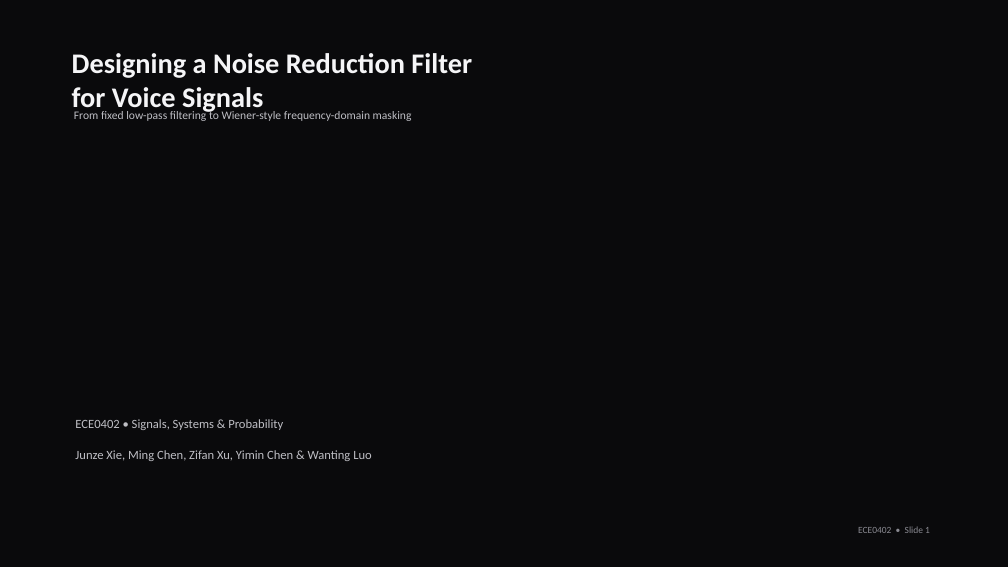
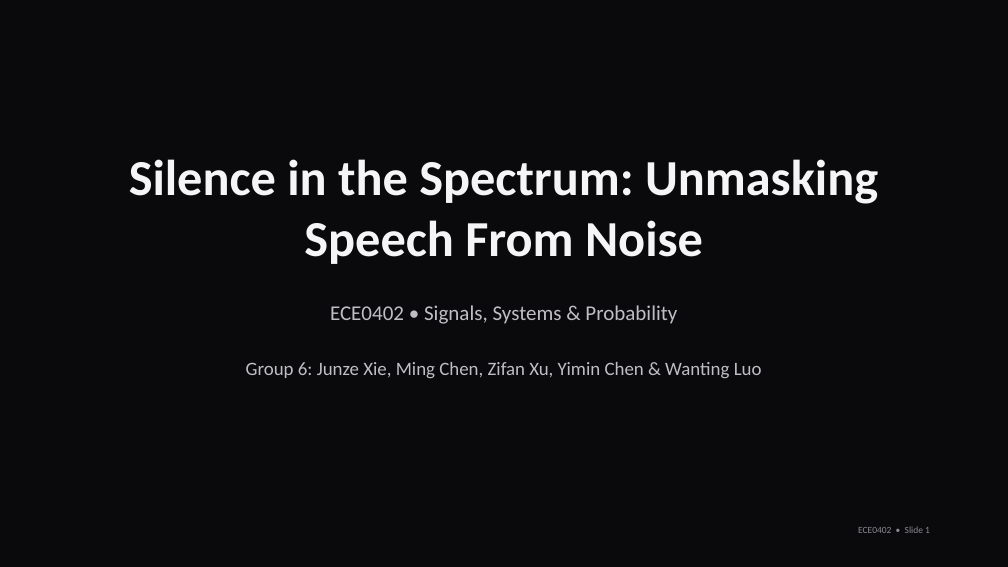
Before and after one commit to Xiejz959/2026-Signal-System-Pres, a slide deck: slide 1 of demo/Voice_Noise_Presentation_3.1.pptx. Drawn at 1008x567 pixels with LibreOffice and Linux fonts; fonts in the diff are those of the drawing; background and template pictures are left out. Boxes give left, top, right and bottom in pixels: in the first picture for what was removed or moved away, otherwise in the second. Text is boxed around its words. In the diff, an @@ line names an element or a change of style, - is before the commit and + after.

```diff
--- a/demo/Voice_Noise_Presentation_3.1.pptx
+++ b/demo/Voice_Noise_Presentation_3.1.pptx
@@ text removed at (74, 110, 412, 121) @@
-From fixed low-pass filtering to Wiener-style frequency-domain masking
@@ text at (129, 159, 878, 264): text changed; size 27 to 48 pt @@
-Designing a Noise Reduction Filter
-for Voice Signals
+Silence in the Spectrum: Unmasking Speech From Noise
@@ text "ECE0402 • Signals, Systems & ...": place and size @@
-text "ECE0402 • Signals, Systems & ..." at (75, 419, 283, 430)
+text "ECE0402 • Signals, Systems & ..." at (330, 305, 677, 324)
@@ text "ECE0402 • Signals, Systems & ..." at (330, 305, 677, 324): size 12 to 20 pt; alignment left to centre @@
@@ text at (246, 362, 762, 378): text changed; size 12 to 18 pt @@
-Junze Xie, Ming Chen, Zifan Xu, Yimin Chen & Wanting Luo
+Group 6: Junze Xie, Ming Chen, Zifan Xu, Yimin Chen & Wanting Luo
```
Also in this commit, not shown: 3 other slides changed, 2 slides added, 2 slides removed, 2 other files.
